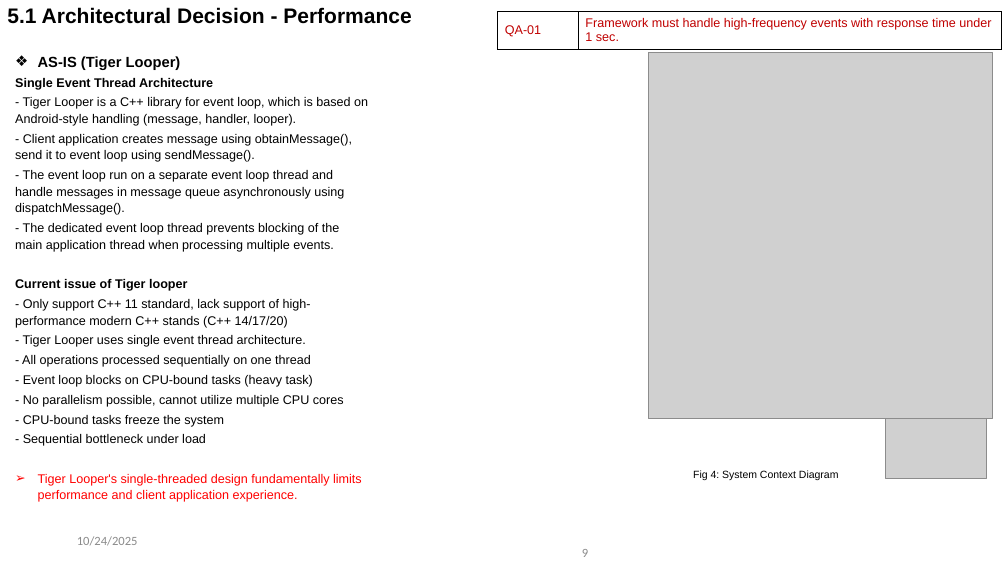
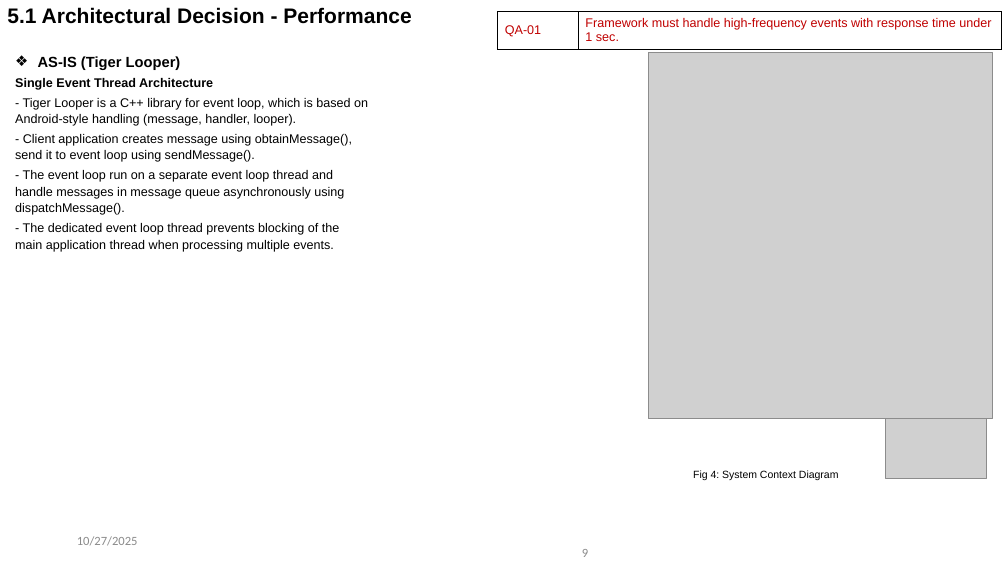
Before and after one commit to taikt/sw_task, a slide deck: slide 9 of doc/2025_SW_Task_Event_Loop_tai2.tran_v1.5.pptx. Drawn at 1008x567 pixels with LibreOffice and Linux fonts; fonts in the diff are those of the drawing; grey boxes stand for pictures. Boxes give left, top, right and bottom in pixels: in the first picture for what was removed or moved away, otherwise in the second. Text is boxed around its words. In the diff, an @@ line names an element or a change of style, - is before the commit and + after.

```diff
--- a/doc/2025_SW_Task_Event_Loop_tai2.tran_v1.5.pptx
+++ b/doc/2025_SW_Task_Event_Loop_tai2.tran_v1.5.pptx
@@ text at (x1=15, y1=279, x2=362, y2=502): paragraphs removed @@
-Current issue of Tiger looper
-- Only support C++ 11 standard, lack support of high-performance modern C++ stands (C++ 14/17/20)
-- Tiger Looper uses single event thread architecture.
-- All operations processed sequentially on one thread
-- Event loop blocks on CPU-bound tasks (heavy task)
-- No parallelism possible, cannot utilize multiple CPU cores
-- CPU-bound tasks freeze the system
-- Sequential bottleneck under load
-➢ Tiger Looper's single-threaded design fundamentally limits performance and client application experience.
@@ text at (x1=77, y1=536, x2=138, y2=546): text changed @@
-10/24/2025
+10/27/2025
```
Also in this commit, not shown: 40 other slides changed, 1 slide removed.
